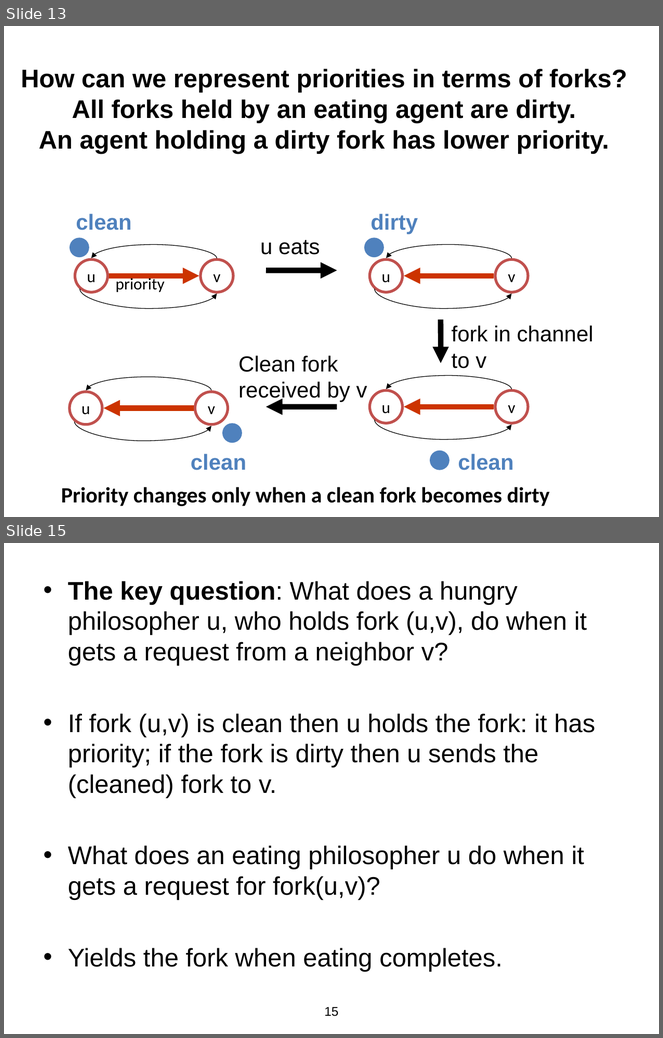
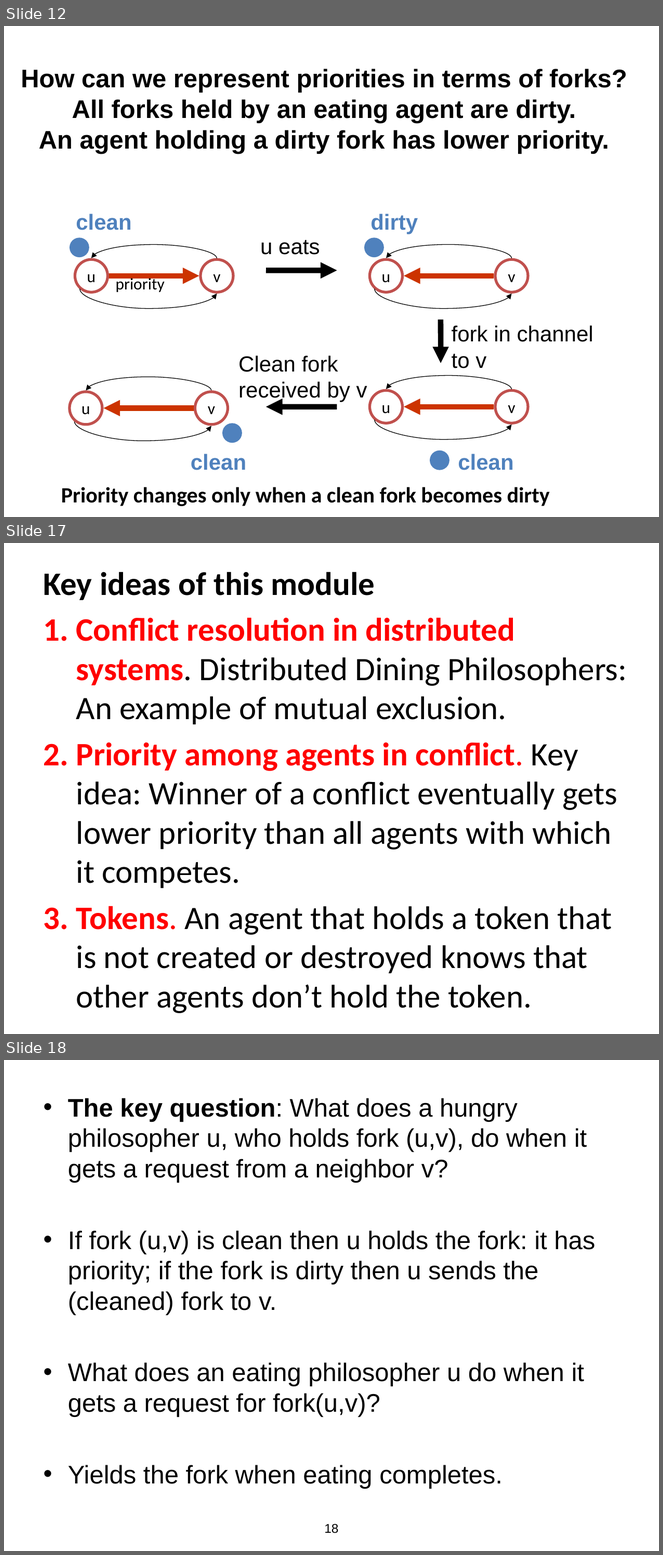
Before and after one commit to kmchandy/kmchandy.github.io, a slide deck: DiningPhilosophers/DiningPhilosophers.pptx. Shown one above the other, each under a label of ours: slides 13 and 15 before the commit, slides 12, 17 and 18 after it; the slides between them are not shown. The pictures are 663x1038 and 663x1555 pixels, drawn with LibreOffice and Linux fonts; fonts in the diff are those of the drawing. Boxes give left, top, right and bottom in pixels: in the first picture for what was removed or moved away, otherwise in the second. Text is boxed around its words. In the diff, an @@ line names an element or a change of style, - is before the commit and + after.

Commit message:
Changed DistributedDiningPhilosophers to DiningPhilosophers.

```diff
--- a/DiningPhilosophers/DiningPhilosophers.pptx
+++ b/DiningPhilosophers/DiningPhilosophers.pptx
@@ slide 17 added at (4,543,659,1034), background #FFFFFF @@
@@ text added at (44,572,627,1014), 36 pt, text #000000 @@
+Key ideas of this module
+1. Conflict resolution in distributed systems. Distributed Dining Philosophers: An example of mutual exclusion.
+2. Priority among agents in conflict. Key idea: Winner of a conflict eventually gets lower priority than all agents with which it competes.
+3. Tokens. An agent that holds a token that is not created or destroyed knows that other agents don’t hold the token.
@@ what was slide 13 is now slide 12 @@
@@ what was slide 15 is now slide 18 @@
@@ page number at (324,1524,338,1534): text changed @@
-15
+18
```
Also in this commit, not shown: 12 slides changed, 2 other slides added, 6 slides removed, 29 other files.
